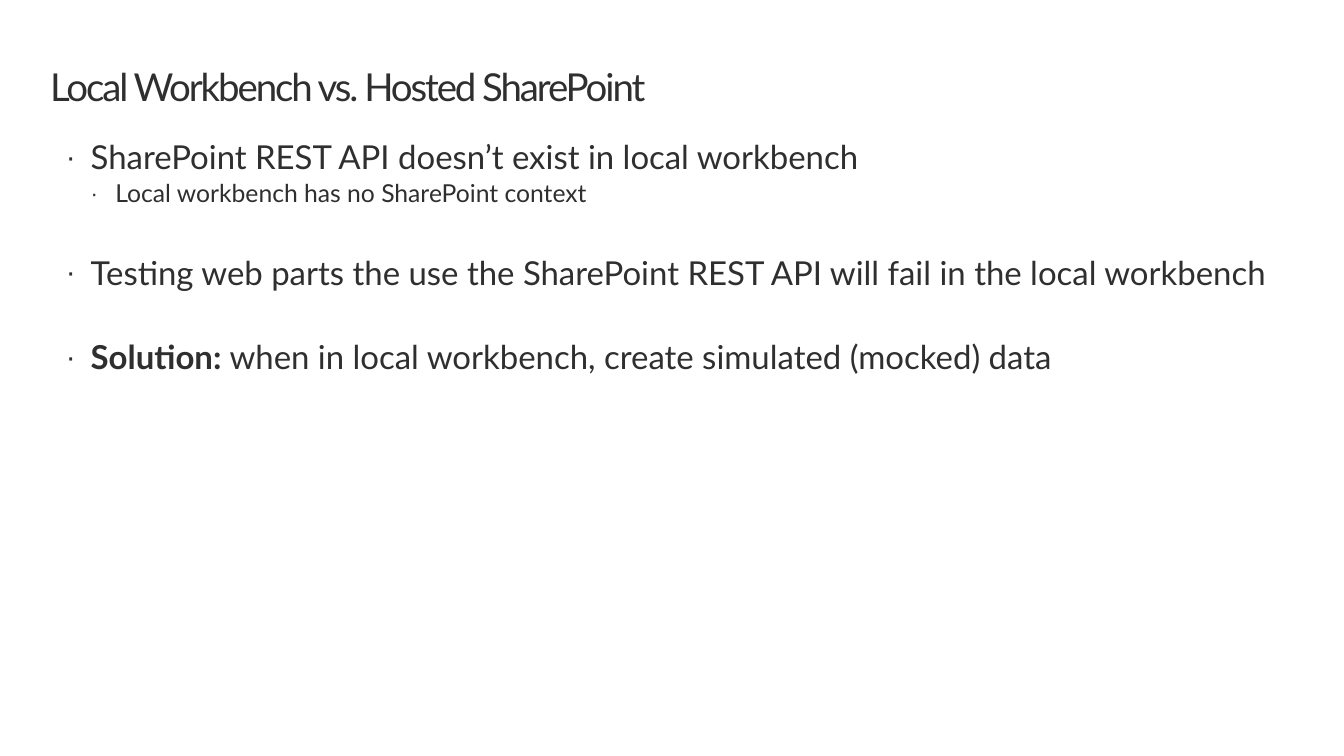
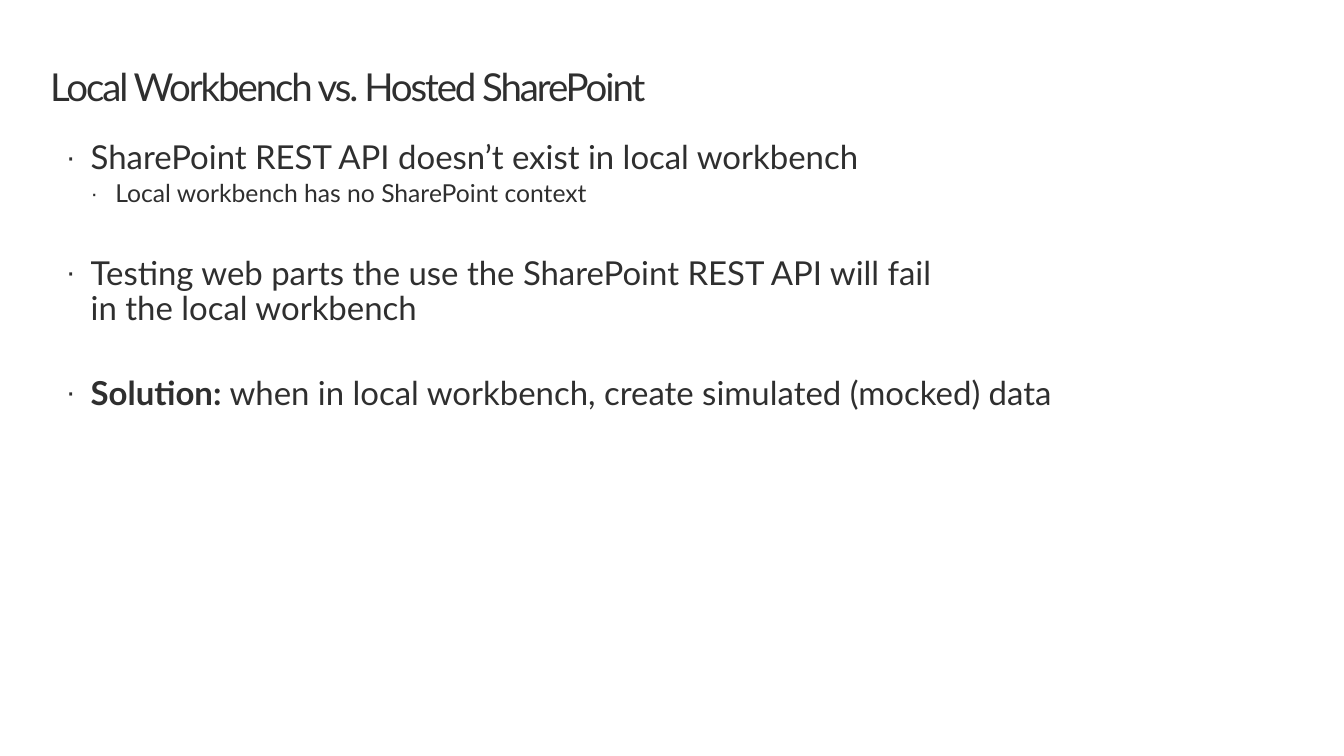
Before and after one commit to SharePoint/sp-dev-training-spfx-spcontent, a slide deck: slide 3 of 03 mock-data.pptx. Drawn at 1344x756 pixels with LibreOffice and Linux fonts; fonts in the diff are those of the drawing; background and template pictures are left out. Boxes give left, top, right and bottom in pixels: in the first picture for what was removed or moved away, otherwise in the second. Text is boxed around its words. In the diff, an @@ line names an element or a change of style, - is before the commit and + after.

```diff
--- a/03 mock-data.pptx
+++ b/03 mock-data.pptx
@@ text "SharePoint REST API doesn’t exist ..." rewrapped from (91, 144, 1265, 374) to (91, 144, 1052, 410) @@
```
Also in this commit, not shown: 2 other files.
